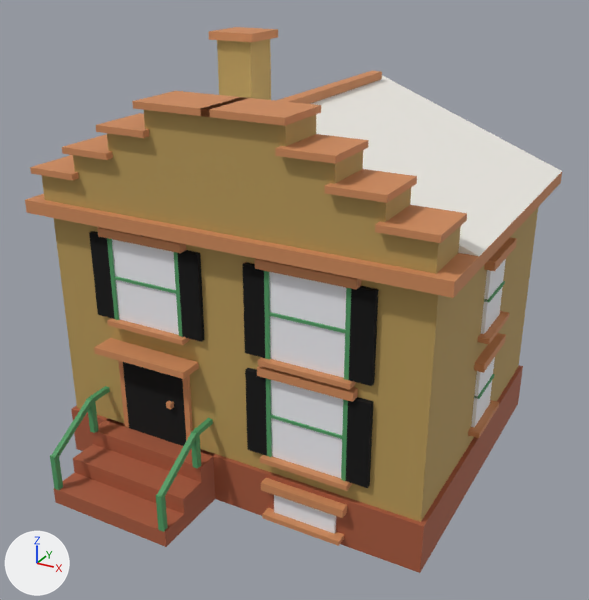
An edit to the Blender file assets/managed-models/buildings/house-1x1-2f-dutch-a/house-1x1-2f-dutch-a.blend, drawn before and after from the same camera.
Both versions are drawn from a 50 mm lens placed at (0.881, -1.598, 1.2), pointed at (0.019, -0.031, 0.416). Every picture has the same lights, and +X, +Y and +Z are marked at lower left. The first picture is the older version.

The older version as bpy lines, for what is in view:
```python
me_house_1x1_2f_dutch_a = bpy.data.meshes.new('house-1x1-2f-dutch-a')
me_house_1x1_2f_dutch_a.from_pydata(...)  # 824 vertices, 612 faces; spans x -0.5..0.5, y -0.5..0.495, z 0.0..0.99
me_house_1x1_2f_dutch_a.materials.append(mat_m_house_1x1_2f_dutch_a)
# before: 768 (-0.357, -0.5, 0.04) at pixel (54, 488), 769 (-0.343, -0.5, 0.04) at pixel (58, 490), 770 (-0.343, -0.486, 0.04) at pixel (63, 487), 771 (-0.357, -0.486, 0.04), 772 (-0.357, -0.5, 0.13) at pixel (49, 455)
# before: 773 (-0.343, -0.5, 0.13) at pixel (54, 457), 774 (-0.343, -0.486, 0.13) at pixel (58, 454), 775 (-0.357, -0.486, 0.13) at pixel (54, 452), 776 (-0.356, -0.36, 0.2), 777 (-0.344, -0.36, 0.2) at pixel (93, 402)
# before: 778 (-0.344, -0.3, 0.2) at pixel (109, 391), 779 (-0.356, -0.3, 0.2), 780 (-0.356, -0.36, 0.212) at pixel (88, 397), 781 (-0.344, -0.36, 0.212) at pixel (92, 398), 782 (-0.344, -0.3, 0.212) at pixel (109, 387)
# before: 783 (-0.356, -0.3, 0.212) at pixel (105, 386), 784 (-0.356, -0.49, 0.12), 785 (-0.344, -0.49, 0.12) at pixel (57, 458), 786 (-0.344, -0.36, 0.2) at pixel (93, 402), 787 (-0.356, -0.36, 0.2)
# before: 788 (-0.356, -0.496, 0.13) at pixel (51, 455), 789 (-0.344, -0.496, 0.13) at pixel (55, 456), 790 (-0.344, -0.366, 0.21) at pixel (90, 400), 791 (-0.356, -0.366, 0.21) at pixel (86, 398)
# before: 808 (-0.056, -0.36, 0.2), 809 (-0.044, -0.36, 0.2) at pixel (197, 436), 810 (-0.044, -0.3, 0.2) at pixel (212, 423), 811 (-0.056, -0.3, 0.2), 812 (-0.056, -0.36, 0.212) at pixel (192, 430)
# before: 813 (-0.044, -0.36, 0.212) at pixel (197, 431), 814 (-0.044, -0.3, 0.212) at pixel (212, 419), 815 (-0.056, -0.3, 0.212) at pixel (208, 417), 816 (-0.056, -0.49, 0.12), 817 (-0.044, -0.49, 0.12) at pixel (163, 498)
# before: 818 (-0.044, -0.36, 0.2) at pixel (197, 436), 819 (-0.056, -0.36, 0.2), 820 (-0.056, -0.496, 0.13) at pixel (157, 494), 821 (-0.044, -0.496, 0.13) at pixel (161, 496), 822 (-0.044, -0.366, 0.21) at pixel (195, 434)
# before: 823 (-0.056, -0.366, 0.21) at pixel (191, 432)
ob_house_1x1_2f_dutch_a = bpy.data.objects.new('house-1x1-2f-dutch-a', me_house_1x1_2f_dutch_a)
ob_house_1x1_2f_dutch_a.location = (0.0, 0.0, 0.0)
```
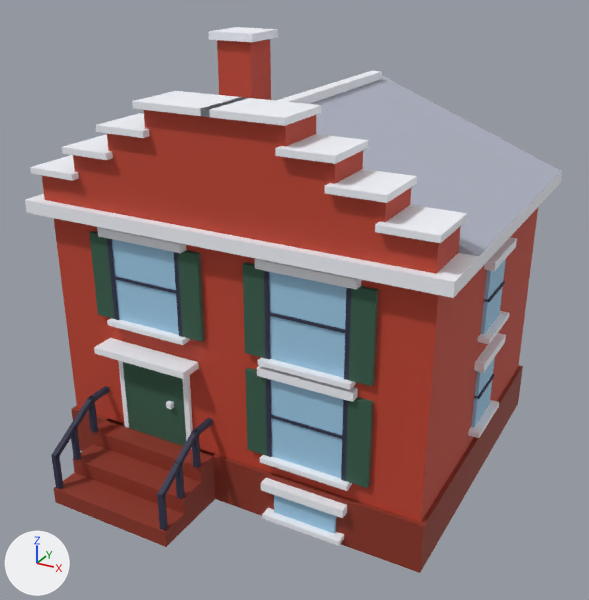
The edits, one by one:
me_house_1x1_2f_dutch_a is used by ob_house_1x1_2f_dutch_a; location (0.0, 0.0, 0.0).
Verts and faces of me_house_1x1_2f_dutch_a; kept vertices keep their numbers, new ones are numbered from 824.
me_house_1x1_2f_dutch_a had 824 vertices, 612 faces and spanned x -0.5..0.5, y -0.5..0.495, z 0.0..0.99.
me_house_1x1_2f_dutch_a now has 840 vertices, 624 faces and spans x -0.5..0.5, y -0.5..0.495, z 0.0..0.99.
me_house_1x1_2f_dutch_a part 1: the loose piece of 8 vertices spanning x -0.357..-0.343, y -0.367..-0.353, z 0.12..0.21 is moved by (0.0, -0.065, -0.039).
me_house_1x1_2f_dutch_a part 2: the loose piece of 8 vertices spanning x -0.057..-0.043, y -0.367..-0.353, z 0.12..0.21 is moved by (-0.3, 0.0, 0.001).
me_house_1x1_2f_dutch_a part 3: the loose piece of 8 vertices spanning x -0.057..-0.043, y -0.5..-0.486, z 0.04..0.13 is moved by (0.0, 0.003, 0.001).
me_house_1x1_2f_dutch_a part 4: a new loose piece, a box spanning x -0.056..-0.044, y -0.431..-0.419, z 0.08..0.172, in mat_m_house_1x1_2f_dutch_a.
me_house_1x1_2f_dutch_a part 5: a new loose piece, a box spanning x -0.056..-0.044, y -0.366..-0.354, z 0.12..0.212, in mat_m_house_1x1_2f_dutch_a.
Part 6, on me_house_1x1_2f_dutch_a:
Faces deleted: (776, 779, 778, 777), (776, 777, 781, 780), (777, 778, 782, 781), (776, 780, 783, 779), (784, 787, 786, 785), (785, 786, 790, 789).
Faces deleted: (786, 787, 791, 790), (784, 788, 791, 787).
Vertex 768 moves to (-0.356, -0.496, 0.04), pixel (55, 487).
Vertex 769 moves to (-0.344, -0.496, 0.04), pixel (59, 489).
Vertex 770 moves to (-0.344, -0.484, 0.04), pixel (63, 486).
Vertex 771 moves to (-0.356, -0.484, 0.04).
Vertex 772 moves to (-0.356, -0.496, 0.132), pixel (51, 454).
Vertex 773 moves to (-0.344, -0.496, 0.132), pixel (55, 455).
Vertex 774 moves to (-0.344, -0.484, 0.132), pixel (58, 453).
Vertex 775 moves to (-0.356, -0.484, 0.132).
New faces: (776, 777, 785, 784), (777, 790, 789, 785), (776, 791, 790, 777), (776, 784, 788, 791), (778, 786, 787, 779), (780, 787, 786, 781).
New faces: (778, 782, 781, 786), (779, 787, 780, 783).
Part 7, on me_house_1x1_2f_dutch_a:
Faces deleted: (808, 811, 810, 809), (808, 809, 813, 812), (809, 810, 814, 813), (808, 812, 815, 811), (816, 819, 818, 817), (817, 818, 822, 821).
Faces deleted: (818, 819, 823, 822), (816, 820, 823, 819).
New faces: (808, 809, 817, 816), (809, 822, 821, 817), (808, 823, 822, 809), (808, 816, 820, 823), (810, 818, 819, 811), (812, 819, 818, 813).
New faces: (810, 814, 813, 818), (811, 819, 812, 815).
me_house_1x1_2f_dutch_a part 8: 578 kept faces spanning x -0.5..0.5, y -0.5..0.495, z 0.0..0.99 get new texture (UV) coordinates.

Pixel boxes [x1, y1, x2, y2] of what changed, in the pictures (589 x 600 px; the box of a moved part takes in the faces that stretch with it):
part 1 of me_house_1x1_2f_dutch_a, moved or reshaped: before [86, 398, 98, 433]; after [70, 425, 81, 461]
part 2 of me_house_1x1_2f_dutch_a, moved or reshaped: before [191, 431, 201, 469]; after [87, 396, 98, 433]
part 3 of me_house_1x1_2f_dutch_a, moved or reshaped: before [156, 494, 168, 532]; after [157, 493, 168, 531]
part 4 of me_house_1x1_2f_dutch_a, added: after [174, 462, 185, 499]
part 5 of me_house_1x1_2f_dutch_a, added: after [191, 430, 201, 468]
part 6 of me_house_1x1_2f_dutch_a, moved or reshaped: before [50, 388, 110, 490]; after [51, 388, 110, 489]
part 7 of me_house_1x1_2f_dutch_a, moved or reshaped: before [162, 419, 213, 496]; after [162, 419, 213, 497]
part 8 of me_house_1x1_2f_dutch_a, surface changed: [25, 27, 562, 573] in both
